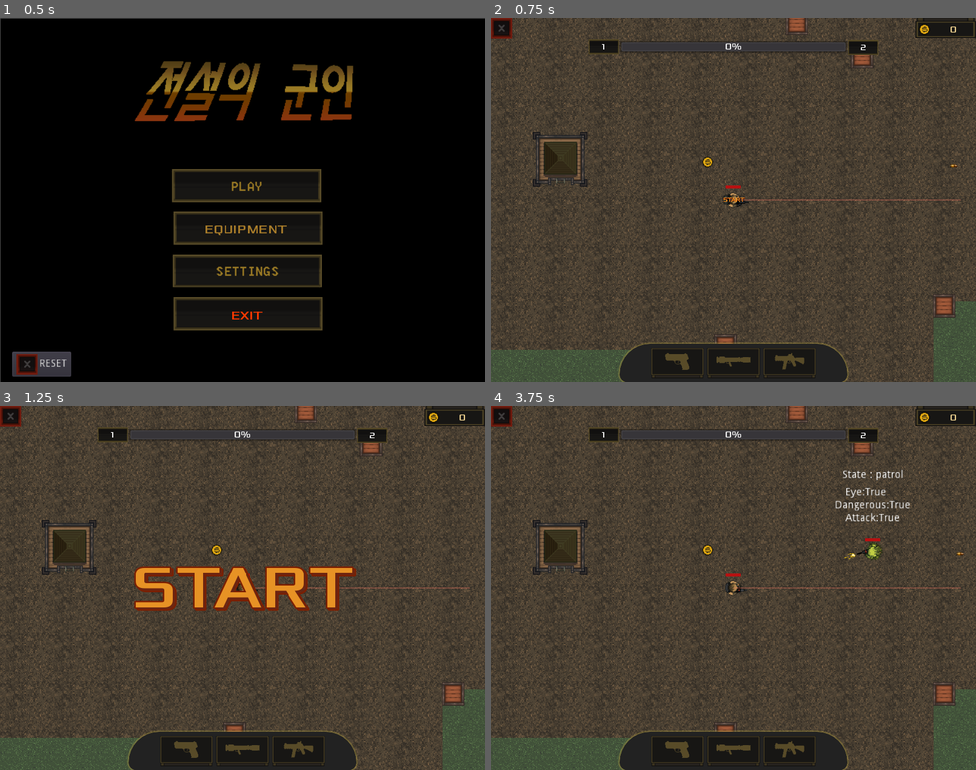
Above: before the commit, frames 1-4 (two rows, left to right).
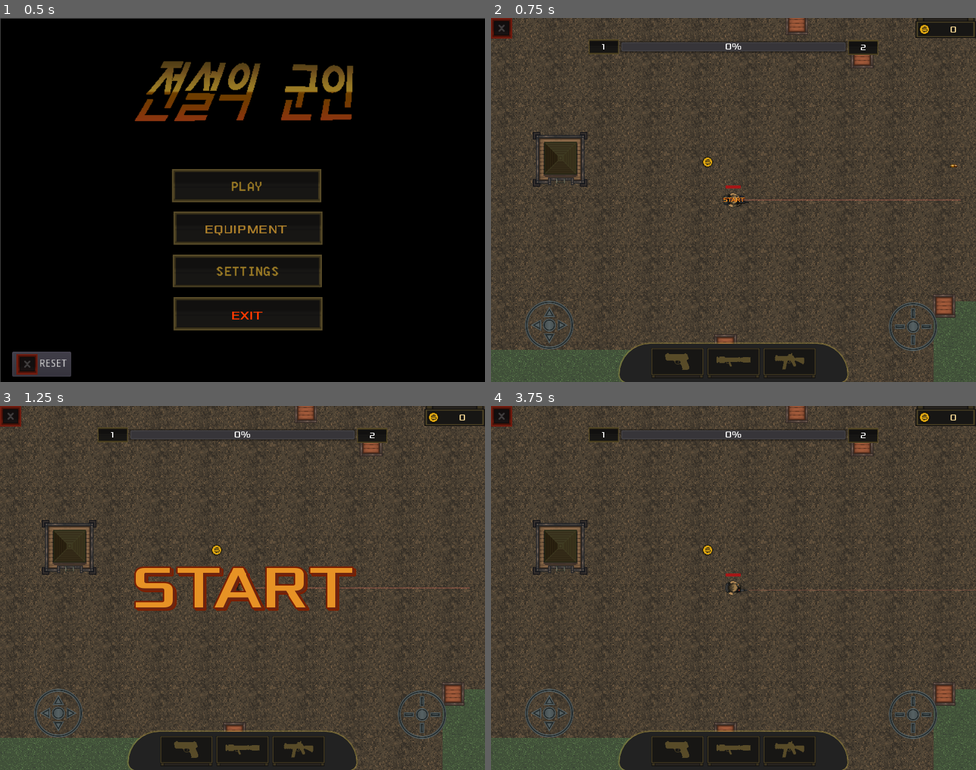
Above: after the commit, the same moments.

Repository: gurum77/legend_soilder
Game: Godot game, scene res://scenes/Home.tscn
Same seed, same stepped clock (60 frames per second), same inputs: the game is played once before the commit and once after it.
Inputs (mouse positions are in pixels of both pictures, inside the frame that each line leads up to):
- Up to frame 1 (0.5 s): no input
- Up to frame 2 (0.75 s): click (738, 185) at 0.5 s
- Up to frame 3 (1.25 s): no input
- Up to frame 4 (3.75 s): move the mouse to (840, 569) at 1.27 s; hold Right (ui_right) 1.28-2 s; click (840, 569) at 1.42 s; click "+" at 2 s; click "+" at 2.75 s; click "+" at 3.5 s

Frame 1 is identical in both runs. In frame 2, 0.8% of the frame differs, in the area x 7-92%, y 48-92%; in frame 3, 0.8%; in frame 4, 1.6%, in the area x 7-100%, y 17-92%.

Commit message:
hit effect

Diff:
--- a/scenes/GuideLine.gd
+++ b/scenes/GuideLine.gd
@@ -3,7 +3,7 @@
 func _ready():
 	collision_mask = 0b10010
 func _process(delta):
-	$Line2D.points[0] = position
+	$Line2D.points[0] = Vector2(0, 0)
 	if !is_colliding():
 		$Line2D.points[1] = cast_to
 		return
--- a/scenes/Player.tscn
+++ b/scenes/Player.tscn
@@ -154,6 +154,7 @@
 [sub_resource type="CircleShape2D" id=4]
 
 [node name="Player" type="Node2D"]
+modulate = Color( 1, 1, 1, 0.858824 )
 script = ExtResource( 23 )
 
 [node name="Body" type="KinematicBody2D" parent="."]
@@ -163,7 +164,7 @@
 [node name="FireTimer" type="Timer" parent="Body"]
 
 [node name="AimTimer" type="Timer" parent="Body"]
-wait_time = 0.5
+wait_time = 0.2
 autostart = true
 
 [node name="PistolFirePosition" type="Node2D" parent="Body"]
--- a/scenes/World.tscn
+++ b/scenes/World.tscn
@@ -17,6 +17,9 @@
 [ext_resource path="res://scenes/House1.tscn" type="PackedScene" id=18]
 [ext_resource path="res://scenes/House2.tscn" type="PackedScene" id=19]
 [ext_resource path="res://scenes/Box1.tscn" type="PackedScene" id=20]
+
+[sub_resource type="ConvexPolygonShape2D" id=2]
+points = PoolVector2Array( 64, 64, 0, 64, 0, 0, 64, 0 )
 
 [sub_resource type="TileSet" id=1]
 0/name = "Tiles.png 0"
@@ -36,9 +39,16 @@
 0/navigation_offset = Vector2( 0, 0 )
 0/shape_offset = Vector2( 0, 0 )
 0/shape_transform = Transform2D( 1, 0, 0, 1, 0, 0 )
+0/shape = SubResource( 2 )
 0/shape_one_way = false
-0/shape_one_way_margin = 0.0
-0/shapes = [  ]
+0/shape_one_way_margin = 1.0
+0/shapes = [ {
+"autotile_coord": Vector2( 0, 0 ),
+"one_way": false,
+"one_way_margin": 1.0,
+"shape": SubResource( 2 ),
+"shape_transform": Transform2D( 1, 0, 0, 1, 0, 0 )
+} ]
 0/z_index = 0
 
 [node name="World" type="Node2D"]
@@ -48,7 +58,7 @@
 
 [node name="Spawner" parent="Spawners" instance=ExtResource( 10 )]
 position = Vector2( 367.634, 138.79 )
-interval = 3.0
+interval = 5.0
 
 [node name="Sniper" parent="Spawners/Spawner" instance=ExtResource( 11 )]
 
@@ -352,7 +362,6 @@
 [node name="WeaponInventory" parent="CanvasLayer" instance=ExtResource( 7 )]
 
 [node name="MoveJoystick" parent="CanvasLayer" instance=ExtResource( 5 )]
-visible = false
 margin_left = -73.0
 margin_top = -225.0
 margin_right = 227.0
@@ -361,7 +370,6 @@
 _pressed_color = Color( 0.160784, 0.713726, 0.788235, 1 )
 
 [node name="AimJoystick" parent="CanvasLayer" instance=ExtResource( 6 )]
-visible = false
 margin_left = 407.0
 margin_top = -223.0
 margin_right = 707.0
@@ -384,7 +392,7 @@
 
 [node name="LegAnimatedSprite" parent="Player/Body/AnimatedSprites" index="0"]
 position = Vector2( 0.28064, 0 )
-frame = 3
+frame = 6
 
 [node name="Money" parent="." instance=ExtResource( 15 )]
 position = Vector2( 149.913, 136.683 )
--- a/scripts/Bullet.gd
+++ b/scripts/Bullet.gd
@@ -43,9 +43,15 @@
 		body.get_parent().damage(power)
 	elif body is ObstacleBody:
 		body.get_parent().damage(power)
-
+	# push
+	push_body(body)
 	# 어디든 부딪히면 총알은 터진
 	explosion()
+
+func push_body(body):
+	if body is EnemyBody:
+		var push_velocity = Vector2(cos(rotation), sin(rotation)) * power / 3
+		body.move_by_velocity(push_velocity)
 
 # bullet을 폭파 시킨다.s
 func explosion():
--- a/scripts/Enemy.gd
+++ b/scripts/Enemy.gd
@@ -22,10 +22,25 @@
 # damage 를 준다.
 func damage(power):
 	HP = HP - power
+	on_take_damage()
 	$HPBar.set_hp(HP)
 	if HP <= 0:
 		HP = 0
 		die()
+
+func on_take_damage():
+	# Flicker 4 times
+	for i in 4:
+		$Body.modulate.r = 1
+		$Body.modulate.g = 0
+		$Body.modulate.b = 0
+		$Body.modulate.a = 0.5
+		yield(get_tree(), "idle_frame")
+		$Body.modulate.r = 1
+		$Body.modulate.g = 1
+		$Body.modulate.b = 1
+		$Body.modulate.a = 1.0
+		yield(get_tree(), "idle_frame")
 
 func die():
 	$Body.die()
--- a/scripts/EnemyBody.gd
+++ b/scripts/EnemyBody.gd
@@ -77,11 +77,14 @@
 	if velocity == Vector2(0, 0):
 		return
 
+	move_by_velocity(velocity)
+
+func move_by_velocity(v):
 	# 이동 전에 자신의 상대위치를 기억한다.
 	var position_old = self.position
 
 	# 이동
-	velocity = move_and_slide(velocity)
+	velocity = move_and_slide(v)
 	velocity.x = lerp(velocity.x, 0, 0.2)
 	velocity.y = lerp(velocity.y, 0, 0.2)
 
@@ -89,8 +92,6 @@
 	# 자신의 부모기준 상대위치를 복구시킨다.
 	get_parent().global_position = self.global_position
 	self.position = position_old
-
-
 
 # target을 향해서 회전
 func turn_to_target():
--- a/scripts/Obstacle.gd
+++ b/scripts/Obstacle.gd
@@ -11,7 +11,22 @@
 # damage 를 준다.
 func damage(power):
 	HP = HP - power
+	on_take_damage()
 	$HPBar.set_hp(HP)
 	if HP <= 0:
 		HP = 0
 		$Body.die()
+
+func on_take_damage():
+	# Flicker 4 times
+	for i in 4:
+		modulate.r = 1
+		modulate.g = 0
+		modulate.b = 0
+		modulate.a = 0.5
+		yield(get_tree(), "idle_frame")
+		modulate.r = 1
+		modulate.g = 1
+		modulate.b = 1
+		modulate.a = 1.0
+		yield(get_tree(), "idle_frame")
--- a/scripts/Player.gd
+++ b/scripts/Player.gd
@@ -16,10 +16,25 @@
 # damage 를 준다.
 func damage(power):
 	HP = HP - power
+	on_take_damage()
 	$HPBar.set_hp(HP)
 	if HP <= 0:
 		HP = 0
 		die()
+
+func on_take_damage():
+	# Flicker 4 times
+	for i in 4:
+		$Body.modulate.r = 1
+		$Body.modulate.g = 0
+		$Body.modulate.b = 0
+		$Body.modulate.a = 0.5
+		yield(get_tree(), "idle_frame")
+		$Body.modulate.r = 1
+		$Body.modulate.g = 1
+		$Body.modulate.b = 1
+		$Body.modulate.a = 1.0
+		yield(get_tree(), "idle_frame")
 
 func die():
 	$Body.die()
--- a/scripts/PlayerBody.gd
+++ b/scripts/PlayerBody.gd
@@ -80,7 +80,12 @@
 			self.look_at(target_position)
 	# aim joystick을 터치하지 않고 있는 경우
 	else:
-		self.look_at(global_position + velocity)
+		if not velocity == Vector2.ZERO:
+			self.look_at(global_position + velocity * 10)
+
+	# guide line
+	$GuideLine.position = get_fire_position_node().position
+
 
 func _on_FireTimer_timeout():
 	fire()
@@ -92,6 +97,7 @@
 	playing_body_animation_for_fire = false
 
 func fire():
+
 	var ins = Preloader.bullet.instance()
 	ins.position = get_fire_position_node().global_position
 	ins.visible = true
@@ -152,9 +158,11 @@
 
 # 조이스틱을 누르고만 있다면 자동으로 가장 가까운 적을 조준한다.
 func _on_AimTimer_timeout():
-	if aim_joystick_node == null:
-		return
-	if aim_joystick_node._touch_index < 0:
+	# 터치를 안하고 있으면 진행방향을 target_position으로 준다
+	if aim_joystick_node == null or aim_joystick_node._touch_index < 0:
+		# velocity가 있으면 aim을 한
+		if not get_velocity() == Vector2.ZERO:
+			target_position = self.global_position + get_velocity() * 100
 		return
 
 	# 가까운 적을 찾는다.
Not shown: 1 places in scenes/World.tscn that only renumber resources
